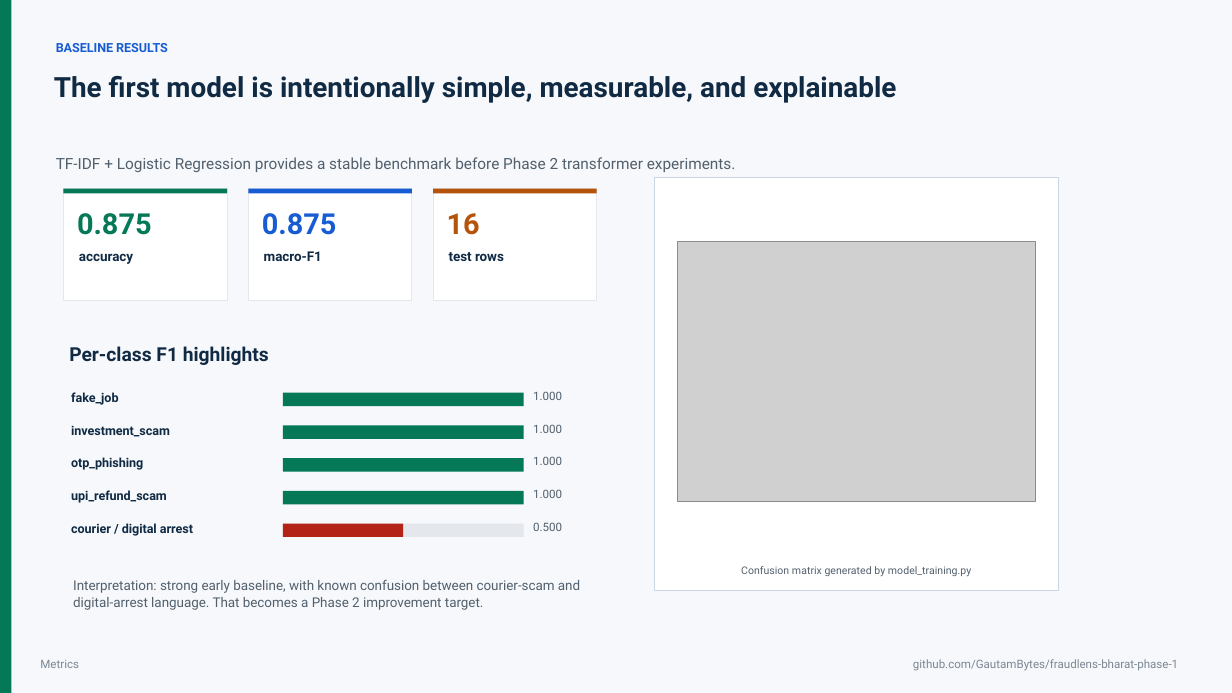
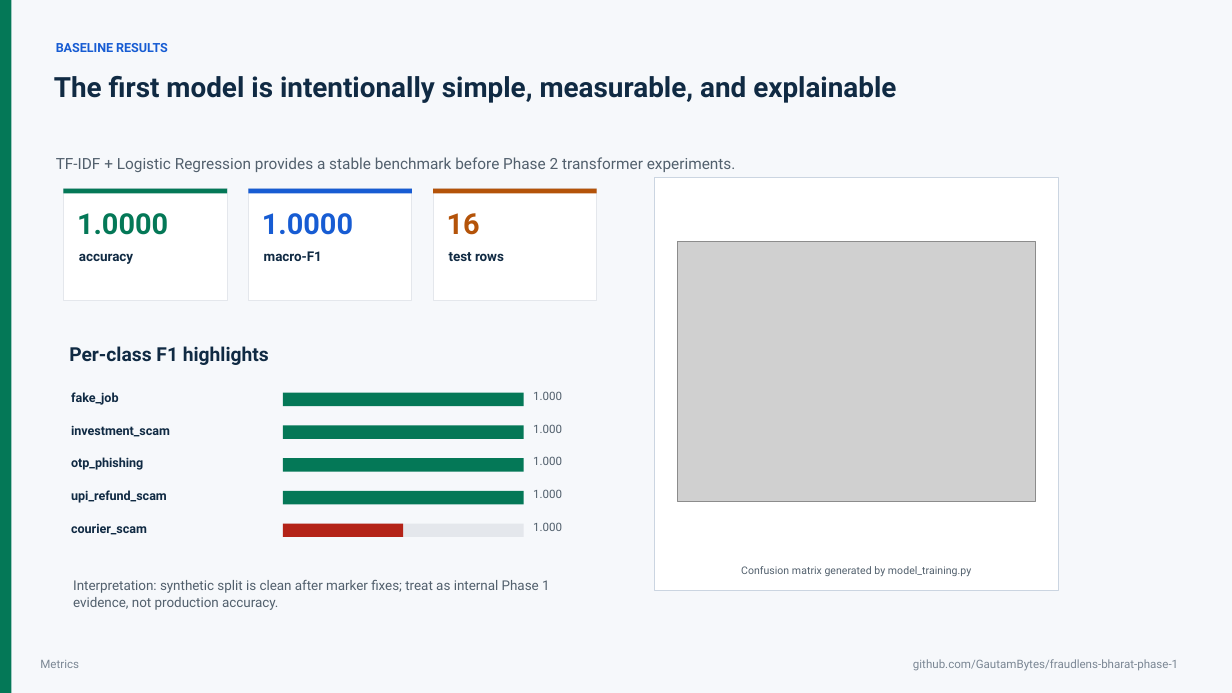
Before and after one commit to GautamBytes/fraudlens-bharat-phase-1, a slide deck: slide 7 of docs/presentation/fraudlens-bharat-phase-1-pitch.pptx. Drawn at 1232x693 pixels with LibreOffice and Linux fonts; fonts in the diff are those of the drawing; grey boxes stand for pictures. Boxes give left, top, right and bottom in pixels: in the first picture for what was removed or moved away, otherwise in the second. Text is boxed around its words. In the diff, an @@ line names an element or a change of style, - is before the commit and + after.

Commit message:
feat: improve phase 1 docs and metrics

```diff
--- a/docs/presentation/fraudlens-bharat-phase-1-pitch.pptx
+++ b/docs/presentation/fraudlens-bharat-phase-1-pitch.pptx
@@ text at [77,213,168,235]: text changed @@
-0.875
+1.0000
@@ text at [262,213,353,235]: text changed @@
-0.875
+1.0000
@@ text at [71,524,147,535]: text changed @@
-courier / digital arrest
+courier_scam
@@ text at [533,522,562,531]: text changed @@
-0.500
+1.000
@@ text at [73,580,550,610]: text changed @@
-Interpretation: strong early baseline, with known confusion between courier-scam and digital-arrest language. That becomes a Phase 2 improvement target.
+Interpretation: synthetic split is clean after marker fixes; treat as internal Phase 1 evidence, not production accuracy.
```
Also in this commit, not shown: 1 other slide changed, 25 other files.
